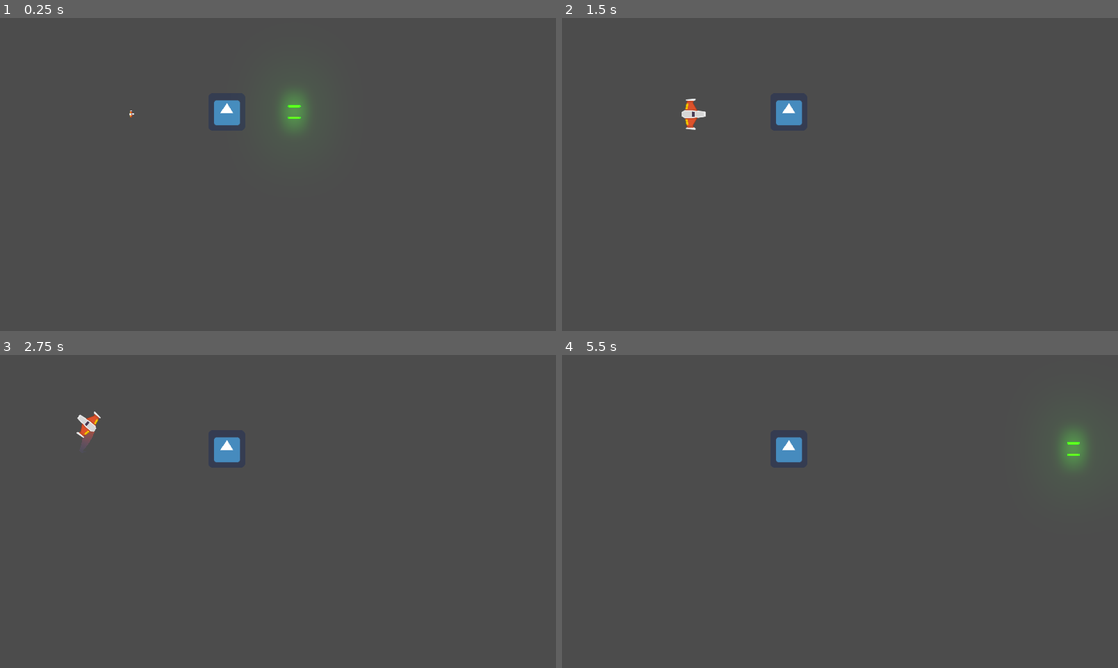
Above: before the commit, frames 1-4 (two rows, left to right).
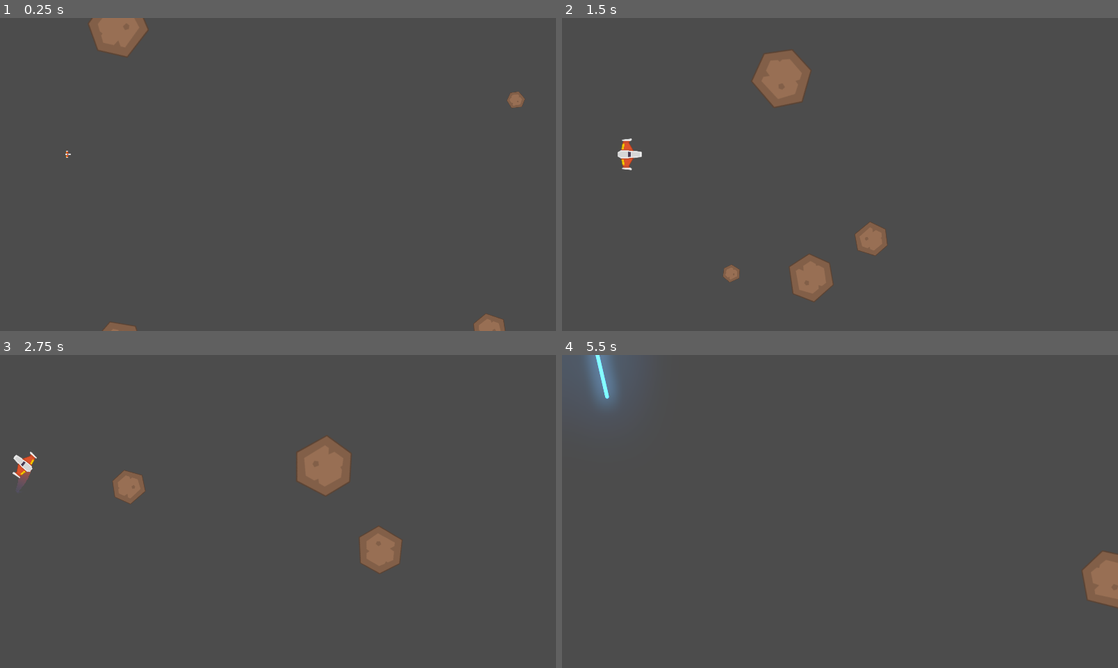
Above: after the commit, the same moments.

Repository: escobardie/Proyecto_meteorito
Game: Godot game, scene res://Juego/Niveles/NivelTest.tscn
Same seed, same stepped clock (60 frames per second), same inputs: the game is played once before the commit and once after it. The engine's default icon, where the game draws it, is replaced by a stand-in: a white triangle on a blue panel in a dark square.
Inputs (mouse positions are in pixels of both pictures, inside the frame that each line leads up to):
- Up to frame 1 (0.25 s): no input
- Up to frame 2 (1.5 s): move the mouse to (962, 158) at 0.52 s; hold W (mover_adelante) 0.53-1.28 s; hold Space (disparo_ppal) 0.53-1.28 s; move the mouse to (728, 190) at 1.27 s; hold S (mover_atras) from 1.28 s (still down); right-click (728, 190) at 1.35 s
- Up to frame 3 (2.75 s): move the mouse to (333, 442) at 2.02 s; release S (mover_atras) at 2.03 s; hold W (mover_adelante) from 2.03 s (still down); hold A (mover_antihorario) from 2.03 s (still down)
- Up to frame 4 (5.5 s): move the mouse to (812, 574) at 2.77 s; release A (mover_antihorario) at 2.78 s; tap D (mover_horario) at 2.85 s; move the mouse to (1006, 558) at 3.52 s; release W (mover_adelante) at 3.53 s; hold Space (disparo_ppal) 3.53-4.28 s; hold S (mover_atras) from 3.53 s (still down); move the mouse to (673, 464) at 4.27 s; right-click (673, 464) at 4.35 s; move the mouse to (867, 511) at 5.02 s; hold A (mover_antihorario) from 5.03 s (still down)

The runs differ from the first frame. In frame 1, 2.5% of the frame differs, in the area x 11-95%, y 0-100%; in frame 2, 3.5%, in the area x 10-59%, y 10-91%; in frame 3, 3.5%; in frame 4, 3.4%.

Commit message:
Meteorito - TAMAÑO
-ADD METEORITO
-ADD TAMAÑO RANDOM
-MODICACION COLOR DE COLISION DEL ESCUDO
-ADD ATT DE METEORITOS

Diff:
--- a/Juego/Autoloads/Eventos.gd
+++ b/Juego/Autoloads/Eventos.gd
@@ -4,6 +4,7 @@
 
 signal disparo(proyectil)
 signal nave_destruida(posicion, explosiones)
+signal spawn_meteorito(posicion, direccion, tamanio)
 
 func _ready() -> void:
 	pass
--- /dev/null
+++ b/Juego/Meteoritos/Meteorito.gd
@@ -0,0 +1,41 @@
+#Meteorito.gd
+class_name Meteorito
+extends RigidBody2D
+
+## ATRIBUTOS EXPORT
+export var vel_lineal_base:Vector2 = Vector2(300.0, 300.0)
+export var vel_angular_base:float = 3.0
+export var hitpoints_base:float = 10.0
+
+## ATRIBUTOS
+var hitpoints:float
+
+
+## METODOS
+func _ready() -> void:
+	#con angular determinamos la velocidad de rotación
+	#angular_velocity = vel_angular_base
+	pass
+
+## CONSTRUCTOR
+func crear(pos:Vector2, dir:Vector2, tamanio:float) ->void:
+	position = pos
+
+	#linear_velocity = vel_lineal_base * dir
+	#calcular MASA, tamaño de STRITE y del COLISIONADOR
+	mass *= tamanio
+	$Sprite.scale = Vector2.ONE * tamanio
+	#RADIO = DIAMETRO * 2
+	var radio:int = int($Sprite.texture.get_size().x / 2.3 * tamanio)
+	var forma_colision:CircleShape2D = CircleShape2D.new()
+	forma_colision.radius = radio
+	$CollisionShape2D.shape = forma_colision
+	#CALCULAR VELOCIDAD
+	#con lineal determinamos el angulo de direccion
+	linear_velocity = vel_angular_base * dir / tamanio
+	#con angular determinamos la velocidad de rotación
+	angular_velocity = vel_angular_base / tamanio
+	#CALCULAR HITPOINTS
+	hitpoints = hitpoints_base * tamanio
+	#SOLO DEBUG
+	print("hitpoints ", hitpoints)
--- /dev/null
+++ b/Juego/Meteoritos/Meteorito.tscn
@@ -0,0 +1,25 @@
+[gd_scene load_steps=4 format=2]
+
+[ext_resource path="res://Juego/Meteoritos/Meteorito.gd" type="Script" id=1]
+[ext_resource path="res://Juego/Meteoritos/meteorite.png" type="Texture" id=2]
+
+[sub_resource type="PhysicsMaterial" id=1]
+friction = 0.0
+rough = true
+bounce = 0.1
+
+[node name="Meteorito" type="RigidBody2D"]
+z_index = 30
+z_as_relative = false
+collision_layer = 4
+collision_mask = 15
+physics_material_override = SubResource( 1 )
+gravity_scale = 0.0
+linear_damp = 0.0
+angular_damp = 0.0
+script = ExtResource( 1 )
+
+[node name="Sprite" type="Sprite" parent="."]
+texture = ExtResource( 2 )
+
+[node name="CollisionShape2D" type="CollisionShape2D" parent="."]
--- /dev/null
+++ b/Juego/Meteoritos/MeteoritoSpawner.gd
@@ -0,0 +1,25 @@
+#MeteoritoSpawner.gd
+class_name MeteoritoSpawner
+extends Position2D
+
+## ATRIBUTOS EXPORT
+export var direccion:Vector2 = Vector2(1,1)
+export var rango_tamanio_meteorito:Vector2 = Vector2(0.5, 2.2)
+
+
+func _ready() -> void:
+	yield(owner, "ready")
+	spawnear_meteorito()
+
+
+func spawnear_meteorito() -> void:
+	Eventos.emit_signal(
+		"spawn_meteorito",
+		global_position,
+		direccion,
+		tamanio_meteorito_random()
+		)
+
+func tamanio_meteorito_random() -> float:
+	randomize()
+	return rand_range(rango_tamanio_meteorito[0], rango_tamanio_meteorito[1])
--- /dev/null
+++ b/Juego/Meteoritos/MeteoritoSpawner.tscn
@@ -0,0 +1,6 @@
+[gd_scene load_steps=2 format=2]
+
+[ext_resource path="res://Juego/Meteoritos/MeteoritoSpawner.gd" type="Script" id=1]
+
+[node name="MeteoritoSpawner" type="Position2D"]
+script = ExtResource( 1 )
--- a/Juego/Naves/Player/Escudo/Escudo.tscn
+++ b/Juego/Naves/Player/Escudo/Escudo.tscn
@@ -211,9 +211,11 @@
 script = ExtResource( 5 )
 
 [node name="CollisionShape2D" type="CollisionShape2D" parent="."]
+modulate = Color( 0.215686, 0.223529, 0.223529, 1 )
 shape = SubResource( 1 )
 
 [node name="SpriteCompleto" type="Sprite" parent="."]
+visible = false
 position = Vector2( 1.4, 0 )
 rotation = 1.5708
 texture = ExtResource( 3 )
@@ -228,6 +230,7 @@
 visible = false
 position = Vector2( 12.347, 0 )
 rotation = 1.5708
+scale = Vector2( 1, 1.02048 )
 texture = ExtResource( 2 )
 
 [node name="AnimationPlayer" type="AnimationPlayer" parent="."]
--- a/Juego/Niveles/Nivel.gd
+++ b/Juego/Niveles/Nivel.gd
@@ -4,9 +4,11 @@
 
 ## ATRIBUTOS ONREADY
 onready var contenedor_proyectiles:Node
+onready var contenedor_meteoritos:Node
 
 ## ATRIBUTOS EXPORT
 export var explosion:PackedScene = null
+export var meteorito:PackedScene
 
 ## METODOS
 func _ready() -> void:
@@ -17,18 +19,37 @@
 func conectar_seniales() -> void:
 	Eventos.connect("disparo", self, "_on_disparo")
 	Eventos.connect("nave_destruida", self, "_on_nave_destruida")
+	Eventos.connect("spawn_meteorito", self, "on_spawn_meteoritos")
 
 func crear_contenedor() -> void:
+	#CONTENEDOR PROYECTILES
 	contenedor_proyectiles = Node.new()
 	contenedor_proyectiles.name = "ContenedorProyectiles"
 	add_child(contenedor_proyectiles)
 
+	#CONTENEDOR METEORITOS
+	contenedor_meteoritos = Node.new()
+	contenedor_meteoritos.name = "ContenedorMeteoritos"
+	add_child(contenedor_meteoritos)
+
+
 func _on_disparo(proyectil:Proyectil) -> void:
 	contenedor_proyectiles.add_child(proyectil)
 
+
+## CONEXION SEÑALES EXTERNAS
 func _on_nave_destruida(posicion:Vector2, num_explosiones:int) -> void:
 	for _i in range(num_explosiones):
 		var new_explosion:Node2D = explosion.instance()
 		new_explosion.global_position = posicion
 		add_child(new_explosion)
 		yield(get_tree().create_timer(0.6), "timeout")
+
+func on_spawn_meteoritos(pos_spawn:Vector2, dir_meteorito:Vector2, tamanio:float) -> void:
+	var new_meteorito:Meteorito = meteorito.instance()
+	new_meteorito.crear(
+		pos_spawn,
+		dir_meteorito,
+		tamanio
+	)
+	contenedor_meteoritos.add_child(new_meteorito)
--- a/Juego/Niveles/NivelTest.tscn
+++ b/Juego/Niveles/NivelTest.tscn
@@ -1,22 +1,37 @@
-[gd_scene load_steps=6 format=2]
+[gd_scene load_steps=7 format=2]
 
 [ext_resource path="res://Juego/Naves/Player/Player.tscn" type="PackedScene" id=1]
 [ext_resource path="res://Juego/Niveles/Nivel.gd" type="Script" id=2]
 [ext_resource path="res://default_env.tres" type="Environment" id=3]
 [ext_resource path="res://Juego/Explosiones/Explosion.tscn" type="PackedScene" id=4]
-[ext_resource path="res://Juego/Naves/Enemigo/EnemigoDummy.tscn" type="PackedScene" id=5]
+[ext_resource path="res://Juego/Meteoritos/Meteorito.tscn" type="PackedScene" id=5]
+[ext_resource path="res://Juego/Meteoritos/MeteoritoSpawner.tscn" type="PackedScene" id=6]
 
 [node name="NivelTest" type="Node2D"]
 z_index = -50
 z_as_relative = false
 script = ExtResource( 2 )
 explosion = ExtResource( 4 )
+meteorito = ExtResource( 5 )
 
 [node name="Player" parent="." instance=ExtResource( 1 )]
-position = Vector2( 454.892, 331.908 )
+position = Vector2( 234.275, 470.501 )
 
 [node name="WorldEnvironment" type="WorldEnvironment" parent="."]
 environment = ExtResource( 3 )
 
-[node name="EnemigoDummy" parent="." instance=ExtResource( 5 )]
-position = Vector2( 782.843, 324.24 )
+[node name="MeteoritoSpawner" parent="." instance=ExtResource( 6 )]
+position = Vector2( 341.859, -1.87575 )
+direccion = Vector2( 200, 100 )
+
+[node name="MeteoritoSpawner2" parent="." instance=ExtResource( 6 )]
+position = Vector2( 2005.35, 170.78 )
+direccion = Vector2( -200, 100 )
+
+[node name="MeteoritoSpawner3" parent="." instance=ExtResource( 6 )]
+position = Vector2( 326.225, 1164.62 )
+direccion = Vector2( 200, -100 )
+
+[node name="MeteoritoSpawner4" parent="." instance=ExtResource( 6 )]
+position = Vector2( 1807.06, 1134.16 )
+direccion = Vector2( -200, -100 )
--- a/project.godot
+++ b/project.godot
@@ -23,6 +23,16 @@
 "class": "Estela",
 "language": "GDScript",
 "path": "res://Juego/Naves/Player/Estela/Trail2D.gd"
+}, {
+"base": "RigidBody2D",
+"class": "Meteorito",
+"language": "GDScript",
+"path": "res://Juego/Meteoritos/Meteorito.gd"
+}, {
+"base": "Position2D",
+"class": "MeteoritoSpawner",
+"language": "GDScript",
+"path": "res://Juego/Meteoritos/MeteoritoSpawner.gd"
 }, {
 "base": "AudioStreamPlayer2D",
 "class": "Motor",
@@ -53,6 +63,8 @@
 "Canion": "",
 "Escudo": "",
 "Estela": "",
+"Meteorito": "",
+"MeteoritoSpawner": "",
 "Motor": "",
 "Nivel": "",
 "Player": "",
Binary file added: Juego/Meteoritos/meteorite.png
Not shown, added: Juego/Meteoritos/meteorite.png.import
